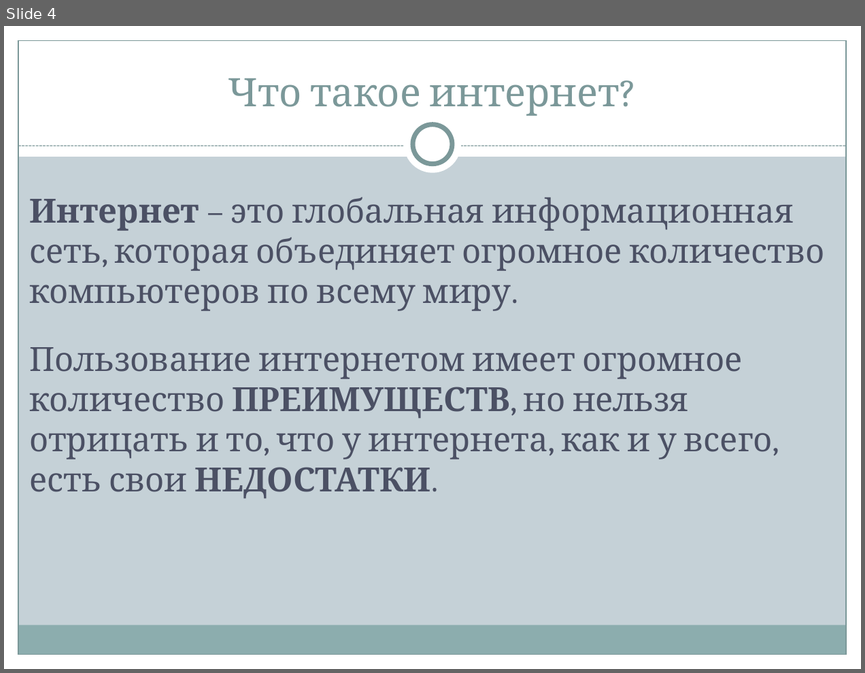
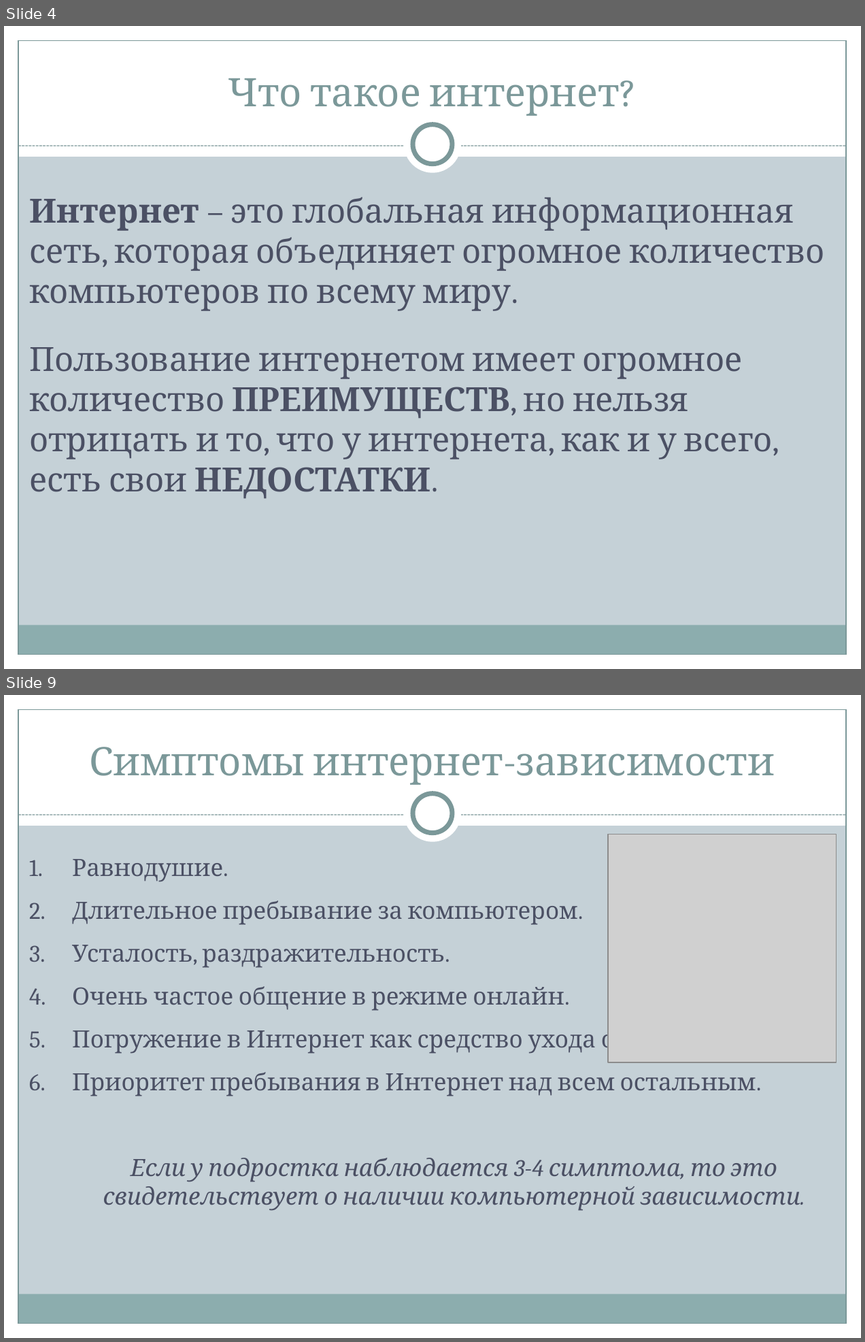
Before and after one commit to Ivan2802/itog_project_9, a slide deck: Проект.pptx. Shown one above the other, each under a label of ours: slide 4 before the commit, slides 4 and 9 after it; the slides between them are not shown. The pictures are 865x673 and 865x1342 pixels, drawn with LibreOffice and Linux fonts; fonts in the diff are those of the drawing; grey boxes stand for pictures. Boxes give left, top, right and bottom in pixels: in the first picture for what was removed or moved away, otherwise in the second. Text is boxed around its words. In the diff, an @@ line names an element or a change of style, - is before the commit and + after.

```diff
--- a/Проект.pptx
+++ b/Проект.pptx
@@ slide 9 added at [4, 695, 861, 1338], background #C5D1D7; not listed: 9 template elements that a slide beside it also shows @@
@@ title added at [89, 747, 774, 785], 33 pt, text #7C999A @@
+Симптомы интернет-зависимости
@@ picture added at [608, 834, 836, 1062] @@
@@ text added at [72, 859, 800, 1210], 20 pt, text #4B5064 @@
+1. Равнодушие.
+2. Длительное пребывание за компьютером.
+3. Усталость, раздражительность.
+4. Очень частое общение в режиме онлайн.
+5. Погружение в Интернет как средство ухода от проблем.
+6. Приоритет пребывания в Интернет над всем остальным.
+Если у подростка наблюдается 3-4 симптома, то это свидетельствует о наличии компьютерной зависимости.
```
Also in this commit, not shown: 3 slides changed, 7 other slides added, 2 slides removed, 26 other files.
